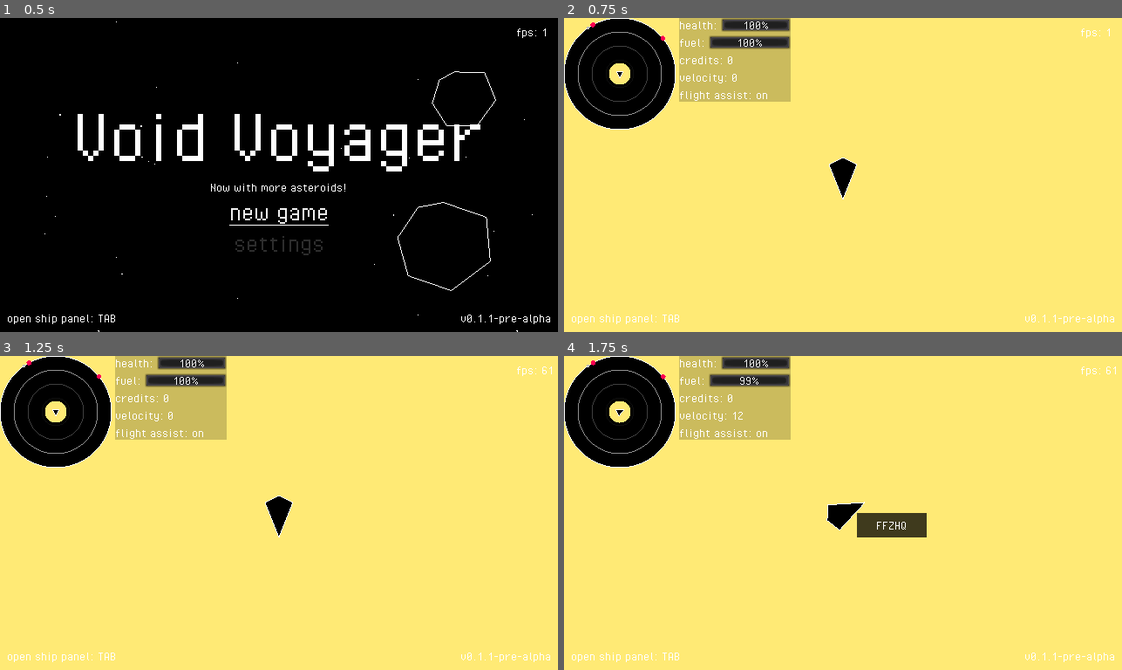
Above: before the commit, frames 1-4 (two rows, left to right).
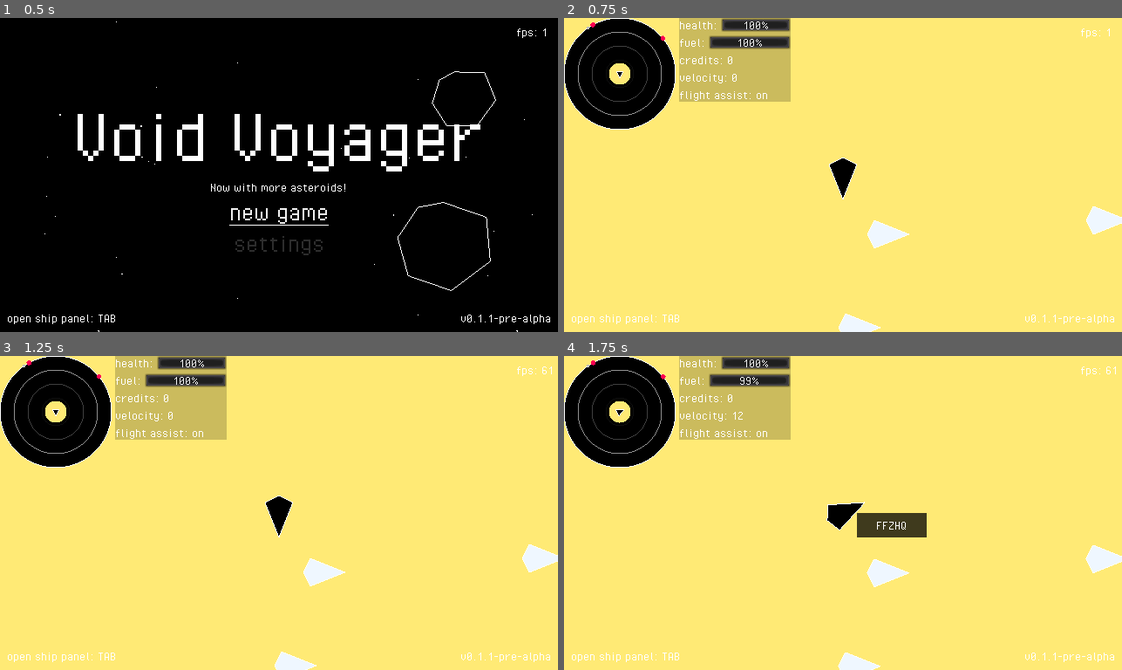
Above: after the commit, the same moments.

Repository: fossqueen/void-voyager-old
Game: Godot game, scene res://main.tscn
Same seed, same stepped clock (60 frames per second), same inputs: the game is played once before the commit and once after it.
Inputs (mouse positions are in pixels of both pictures, inside the frame that each line leads up to):
- Up to frame 1 (0.5 s): no input
- Up to frame 2 (0.75 s): click "new game" at 0.5 s
- Up to frame 3 (1.25 s): no input
- Up to frame 4 (1.75 s): tap Enter at 1.25 s; move the mouse to (843, 513) at 1.27 s; hold W (thrust) from 1.28 s (still down); click (843, 513) at 1.35 s

Frame 1 is identical in both runs. In frame 2, 1.0% of the frame differs, in the area x 49-100%, y 60-100%; in frame 3, 1.0%; in frame 4, 1.0%.

Commit message:
started on NPC subfolder

Diff:
--- a/main.gd
+++ b/main.gd
@@ -11,6 +11,7 @@
 onready var main_menu = load("res://ui/main-menu/main-menu.tscn")
 onready var system = load("res://system/system.tscn")
 onready var player = load("res://player/player.tscn")
+onready var npc = load("res://npc/npc.tscn")
 onready var ui = load("res://ui/ui.tscn")
 onready var galaxy_map = load("res://ui/galaxy-map/galaxy-map.tscn")
 
@@ -62,6 +63,10 @@
 	new_system.data = _save.galaxy
 	add_child(new_system)
 	Global.loaded_system = $System
+	for _i in range(randi() % 10):
+		var new_npc = npc.instance()
+		add_child(new_npc)
+
 
 func hyperspace():
 	var new_system = system.instance()
--- /dev/null
+++ b/npc/npc.gd
@@ -0,0 +1,19 @@
+extends RigidBody2D
+
+export (Resource) var ship = Ship.new()
+
+func _ready():
+	position = Vector2(randi() % 500, randi() % 500)
+
+func _draw():
+	draw_colored_polygon(ship.points, Color.aliceblue)
+	draw_polyline(ship.points, Color.white, ship.width, false)
+
+func damage(amount):
+	ship.health -= (amount / 10)
+	if ship.health <= 0:
+		destroy()
+
+func destroy():
+	print("Ship destroyed")
+	queue_free()
--- /dev/null
+++ b/npc/npc.tscn
@@ -0,0 +1,9 @@
+[gd_scene load_steps=2 format=2]
+
+[ext_resource path="res://npc/npc.gd" type="Script" id=1]
+
+[node name="Node2D" type="RigidBody2D"]
+script = ExtResource( 1 )
+
+[node name="CollisionPolygon2D" type="CollisionPolygon2D" parent="."]
+polygon = PoolVector2Array( -20, 0, -12, -16, 28, 0, -12, 16 )
Not shown, added: .gitignore
